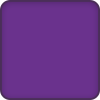
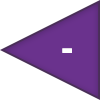
Revision of a layered 100 x 100 image; what changed, layer by layer:
added layer "-" above "Polygon 1" over [62, 48, 72, 53]
added layer "Polygon 1" above "+" over [0, 0, 100, 100]
hid "Rounded Rectangle 1" over [0, 0, 100, 100]
